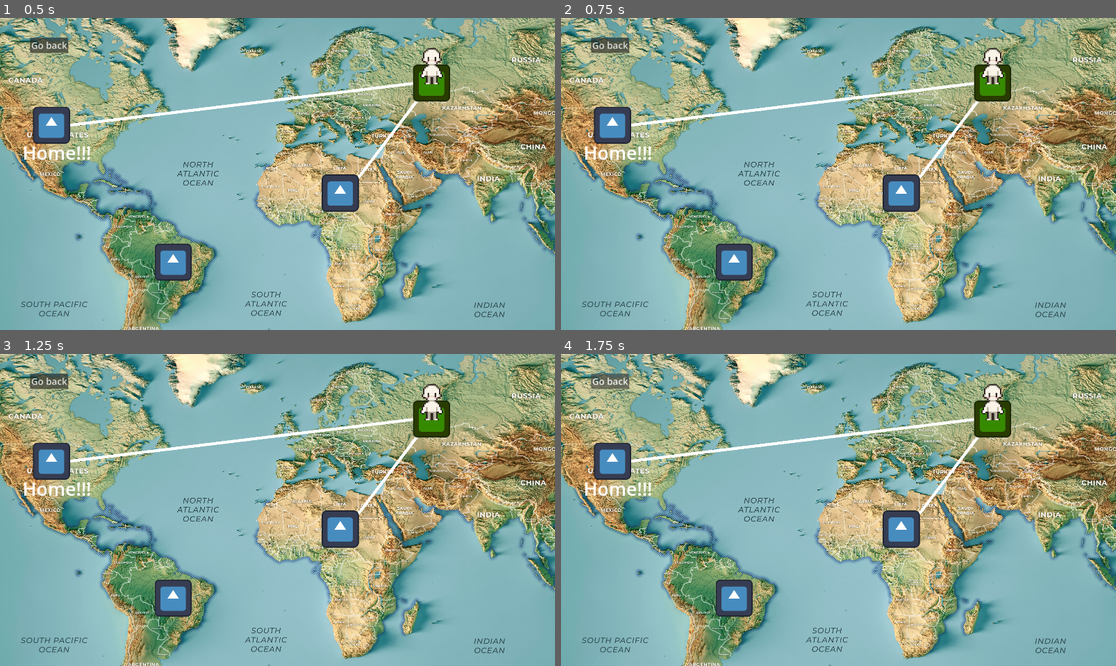
Above: before the commit, frames 1-4 (two rows, left to right).
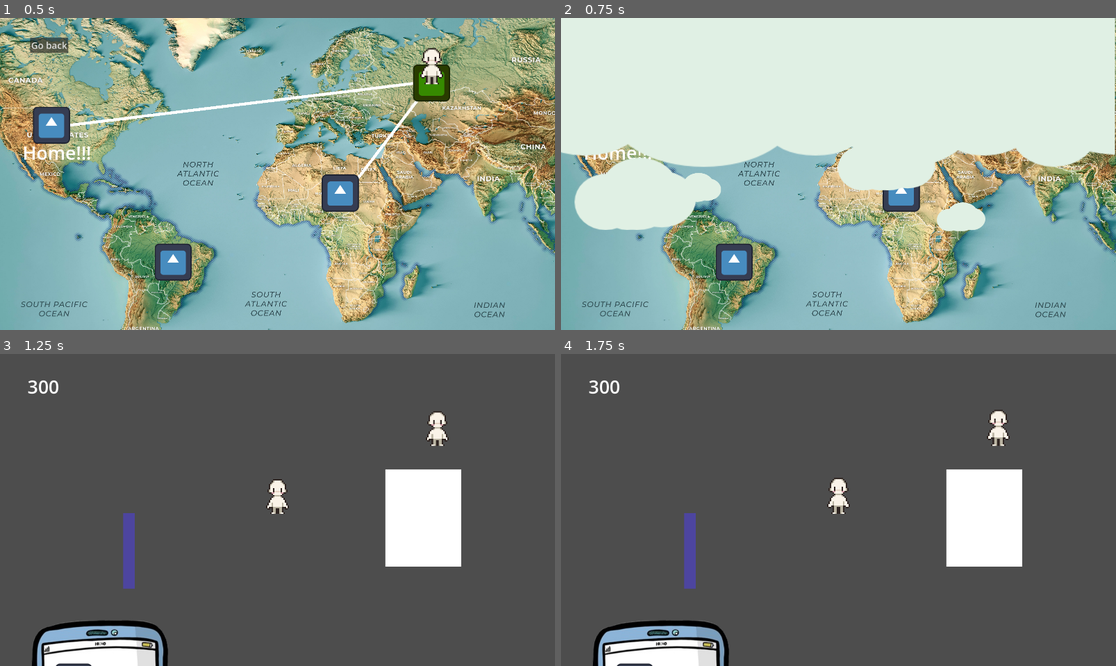
Above: after the commit, the same moments.

Repository: GiFlorin/backpacker-craze
Game: Godot game, scene res://Assets/Core/map/map_scene.tscn
The game is run twice, just before and just after one commit, with the same random seed, the same clock (stepped at 60 frames per second) and the same inputs. This scene is started directly instead of the project's main scene. The engine's default icon, where the game draws it, is replaced by a stand-in: a white triangle on a blue panel in a dark square.
Inputs (mouse positions are in pixels of both pictures, inside the frame that each line leads up to):
- Up to frame 1 (0.5 s): no input
- Up to frame 2 (0.75 s): click (899, 192) at 0.5 s
- Up to frame 3 (1.25 s): no input
- Up to frame 4 (1.75 s): click (610, 382) at 1.25 s, where only the run before the commit has a clickable "Go back"

Frame 1 is identical in both runs. In frame 2, 51% of the frame differs, in the area x 0-100%, y 0-69%; in frame 3, 98%; in frame 4, 98%, in the area x 0-100%, y 0-100%.

Commit message:
phone mouse input bug fix

Diff:
--- a/Assets/Core/map/destinations.gd
+++ b/Assets/Core/map/destinations.gd
@@ -5,7 +5,9 @@
 func _ready() -> void:
 	pass # Replace with function body.
 
-
 # Called every frame. 'delta' is the elapsed time since the previous frame.
 func _process(delta: float) -> void:
 	pass
+
+func _on_dest_1_pressed() -> void:
+	SceneTransition.change_scene("res://Assets/Features/Destinations/Cities/city_1.tscn", "clouds")
--- a/Assets/Core/map/map_scene.tscn
+++ b/Assets/Core/map/map_scene.tscn
@@ -83,4 +83,5 @@
 text = "Go back"
 script = ExtResource("4_nkmo8")
 
+[connection signal="pressed" from="destinations/Dest1" to="destinations" method="_on_dest_1_pressed"]
 [connection signal="pressed" from="go_back_button" to="go_back_button" method="_on_pressed"]
--- a/Assets/Core/scene_transition/scene_transition.gd
+++ b/Assets/Core/scene_transition/scene_transition.gd
@@ -1,4 +1,9 @@
 extends CanvasLayer
+@onready var animation_player: AnimationPlayer = $AnimationPlayer
+
+func _ready():
+	$dissolve_rect.visible = false
+	$clouds.visible = false
 
 func change_scene(target: String, animation: String = 'dissolve') -> void:
 	match animation:
@@ -10,13 +15,17 @@
 			get_tree().change_scene_to_file(target)
 
 func dissolve_transition(target: String):
-	$AnimationPlayer.play("dissolve")
-	await $AnimationPlayer.animation_finished
+	$dissolve_rect.visible = true
+	animation_player.play("dissolve")
+	await animation_player.animation_finished
 	get_tree().change_scene_to_file(target)
-	$AnimationPlayer.play_backwards("dissolve")
+	animation_player.play_backwards("dissolve")
+	$dissolve_rect.visible = false
 
 func clouds_transition(target: String):
-	$AnimationPlayer.play("clouds_in")
-	await $AnimationPlayer.animation_finished
+	$clouds.visible = true
+	animation_player.play("clouds_in")
+	await animation_player.animation_finished
 	get_tree().change_scene_to_file(target)
-	$AnimationPlayer.play("clouds_out")
+	animation_player.play("clouds_out")
+	$clouds.visible = false
--- a/Assets/Features/Destinations/Cities/city_1.tscn
+++ b/Assets/Features/Destinations/Cities/city_1.tscn
@@ -1,3 +1,30 @@
 [gd_scene format=3 uid="uid://djbtk2by4myqs"]
 
-[node name="City1" type="Node2D"]
+[ext_resource type="PackedScene" uid="uid://cfw8yi70insj3" path="res://Assets/Features/Player/top-down/player_top_down.tscn" id="1_7s3wh"]
+[ext_resource type="PackedScene" uid="uid://bnxhl4u2pv02m" path="res://Assets/Core/GUI/gui.tscn" id="2_pprva"]
+[ext_resource type="PackedScene" uid="uid://c05w6fpga42ua" path="res://Assets/Features/NPCs/test_NPC/test_NPC.tscn" id="3_uyqtq"]
+
+[node name="City1" type="Node2D" unique_id=30289711]
+
+[node name="player_top_down" parent="." unique_id=487611596 instance=ExtResource("1_7s3wh")]
+
+[node name="Camera2D" type="Camera2D" parent="player_top_down" unique_id=1458937866]
+position_smoothing_enabled = true
+
+[node name="GUI" parent="." unique_id=1706330661 instance=ExtResource("2_pprva")]
+
+[node name="ColorRect" type="ColorRect" parent="." unique_id=1310046804]
+offset_left = 373.0
+offset_top = -140.0
+offset_right = 636.0
+offset_bottom = 196.0
+
+[node name="ColorRect2" type="ColorRect" parent="." unique_id=1997852502]
+offset_left = -534.0
+offset_top = 11.0
+offset_right = -494.0
+offset_bottom = 272.0
+color = Color(0.30180916, 0.2702483, 0.6244449, 1)
+
+[node name="TestNpc" parent="." unique_id=56760943 instance=ExtResource("3_uyqtq")]
+position = Vector2(553, -236)
--- a/Assets/Features/Destinations/tests/du_1.tscn
+++ b/Assets/Features/Destinations/tests/du_1.tscn
@@ -14,6 +14,7 @@
 offset_top = -4955.0
 offset_right = 7542.0
 offset_bottom = 3964.0
+mouse_filter = 2
 color = Color(0.25434595, 0.5094617, 0.3175112, 1)
 
 [node name="GUI" parent="." unique_id=1760749710 instance=ExtResource("2_jrfnj")]
--- a/Assets/Features/NPCs/Dialogue/small_dialogue.tscn
+++ b/Assets/Features/NPCs/Dialogue/small_dialogue.tscn
@@ -11,6 +11,7 @@
 anchor_bottom = 1.0
 grow_horizontal = 2
 grow_vertical = 2
+mouse_filter = 2
 script = ExtResource("1_htyfg")
 
 [node name="NinePatchRect" type="NinePatchRect" parent="." unique_id=1302491801]
--- a/Assets/Features/NPCs/test_NPC/test_NPC.tscn
+++ b/Assets/Features/NPCs/test_NPC/test_NPC.tscn
@@ -237,12 +237,14 @@
 offset_top = -164.0
 offset_right = 20.0
 offset_bottom = -124.0
+mouse_filter = 2
 
 [node name="important_icon" type="ColorRect" parent="." unique_id=1343260083]
 offset_left = -20.0
 offset_top = -164.0
 offset_right = 20.0
 offset_bottom = -124.0
+mouse_filter = 2
 color = Color(0.8879659, 0.3343143, 0.23251805, 1)
 
 [connection signal="body_entered" from="chat_detection_area" to="." method="_on_chat_detection_area_body_entered"]
